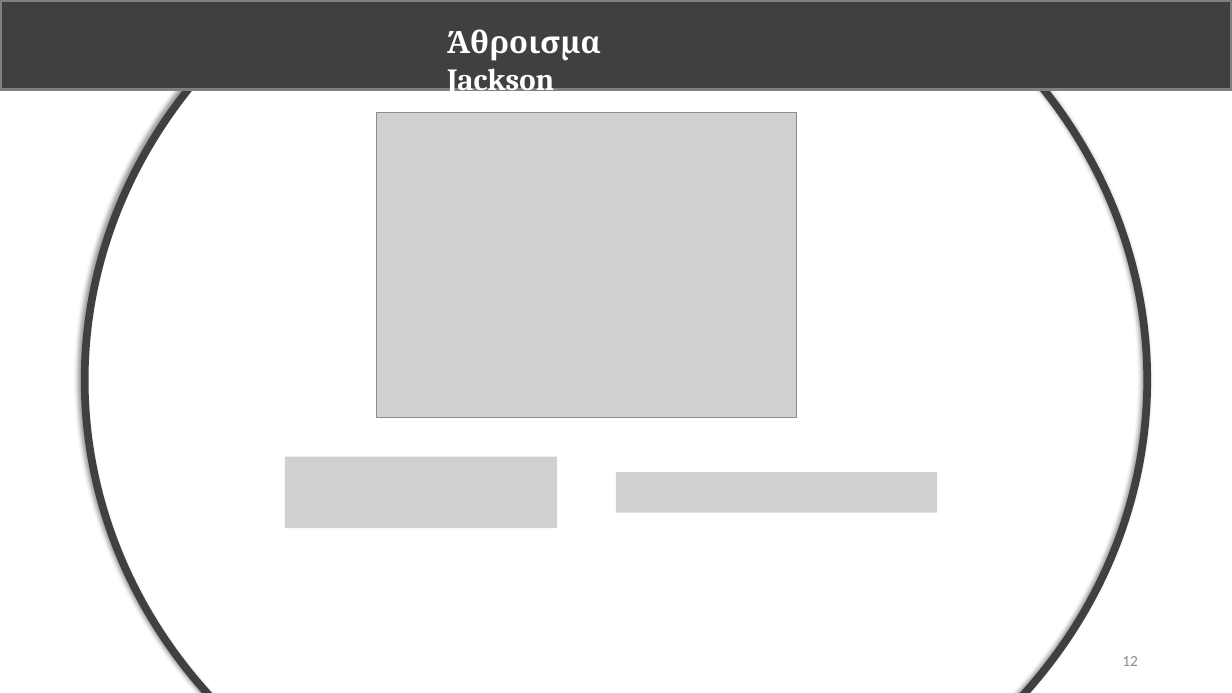
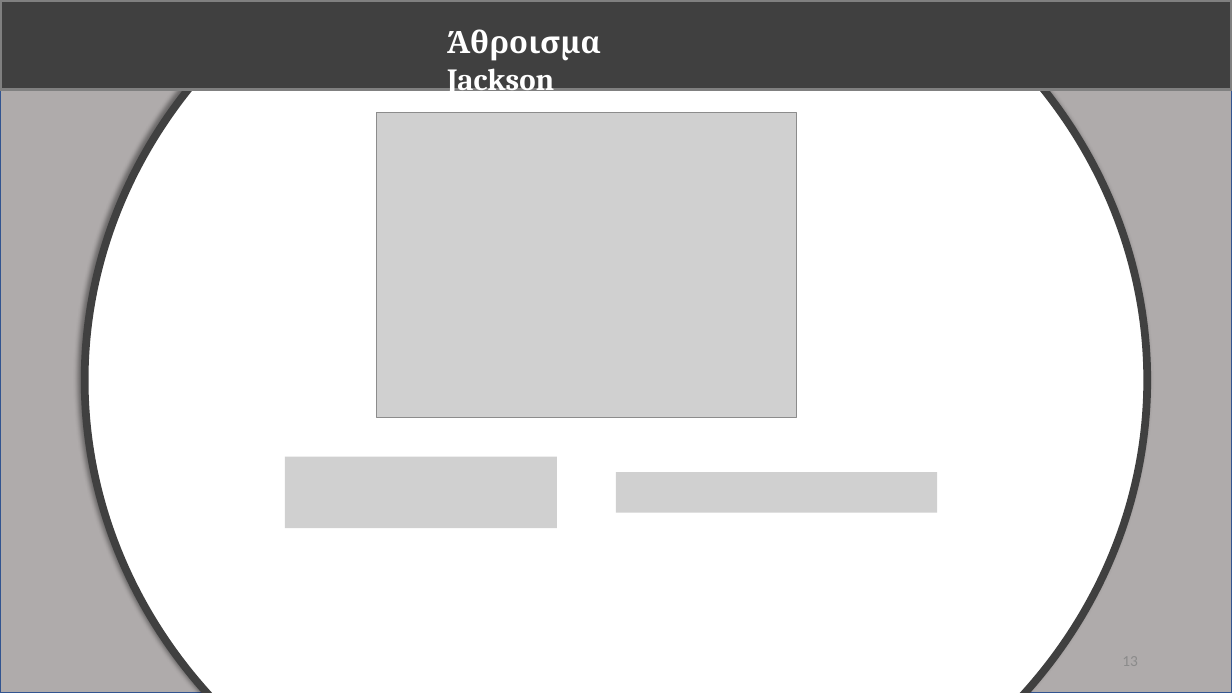
Before and after one commit to vassilas/THESIS_DOC, a slide deck: slide 13 of Presentation/Presentation.pptx (slide 12 before the commit). Drawn at 1232x693 pixels with LibreOffice and Linux fonts; fonts in the diff are those of the drawing; grey boxes stand for pictures. Boxes give left, top, right and bottom in pixels: in the first picture for what was removed or moved away, otherwise in the second. Text is boxed around its words. In the diff, an @@ line names an element or a change of style, - is before the commit and + after.

```diff
--- a/Presentation/Presentation.pptx
+++ b/Presentation/Presentation.pptx
@@ ellipse at box(85, 0, 1148, 693): fill none to #FFFFFF @@
@@ rectangle added at box(0, 90, 1232, 693), fill #AFABAB, outline #325491 1 pt @@
@@ page number removed at box(1122, 656, 1138, 666) @@
-12
```
Also in this commit, not shown: 9 other slides changed, 3 slides added, 12 other files.
